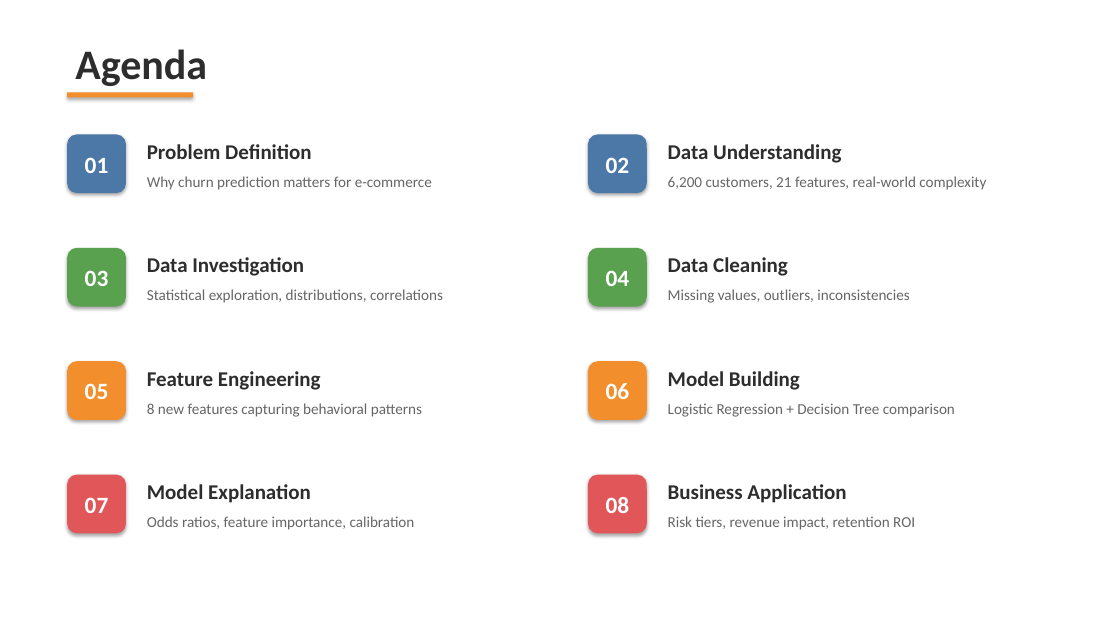
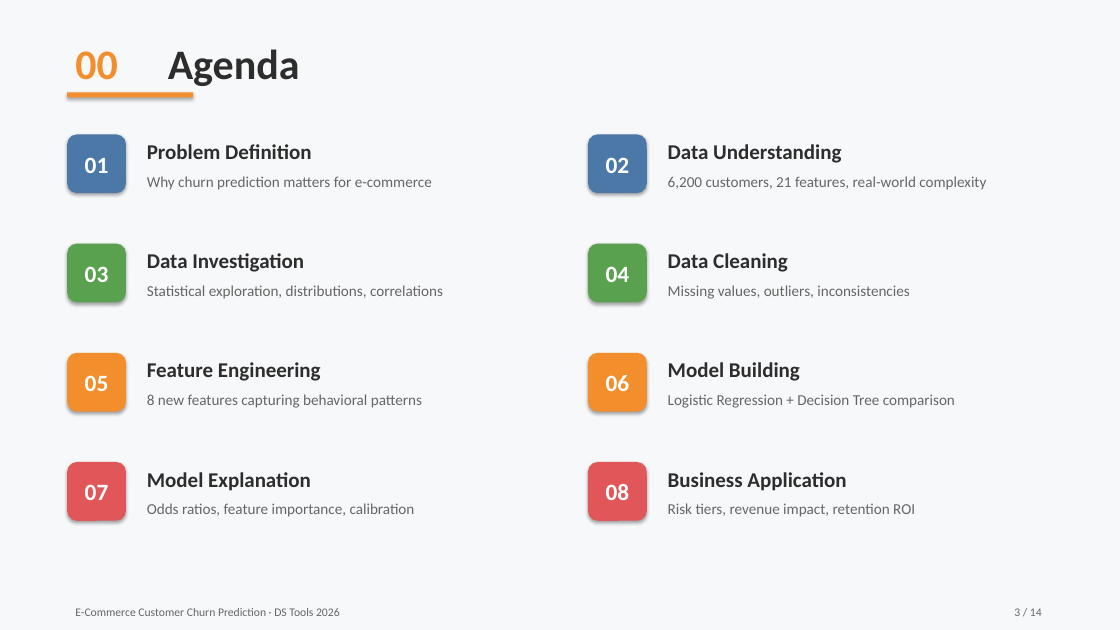
Before and after one commit to ZeyadZaher03/dstools, a slide deck: slide 3 of Churn_Prediction_Presentation.pptx (slide 2 before the commit). Drawn at 1120x630 pixels with LibreOffice and Linux fonts; fonts in the diff are those of the drawing. Boxes give left, top, right and bottom in pixels: in the first picture for what was removed or moved away, otherwise in the second. Text is boxed around its words. In the diff, an @@ line names an element or a change of style, - is before the commit and + after.

```diff
--- a/Churn_Prediction_Presentation.pptx
+++ b/Churn_Prediction_Presentation.pptx
@@ background #FFFFFF to #F7F8FA @@
@@ text added at (x1=75, y1=51, x2=118, y2=80), 36 pt, text #F28E2B, bold @@
+00
@@ text "Agenda" moved from (x1=75, y1=49, x2=207, y2=86) to (x1=168, y1=49, x2=300, y2=86) @@
@@ 4 texts, 2 rounded rectangles moved together from (x1=67, y1=248, x2=909, y2=307) to (x1=67, y1=244, x2=909, y2=302) @@
@@ 2 rounded rectangles, 2 texts moved together from (x1=67, y1=475, x2=846, y2=534) to (x1=67, y1=462, x2=846, y2=521) @@
@@ 6 texts, 2 rounded rectangles moved together from (x1=67, y1=361, x2=955, y2=530) to (x1=67, y1=353, x2=955, y2=517) @@
@@ text added at (x1=75, y1=608, x2=340, y2=616), 10 pt, text #666666 @@
+E-Commerce Customer Churn Prediction · DS Tools 2026
@@ text added at (x1=1014, y1=608, x2=1042, y2=616), 10 pt, text #666666 @@
+3 / 14
```
Also in this commit, not shown: 12 other slides changed, 1 slide added, 6 other files.
